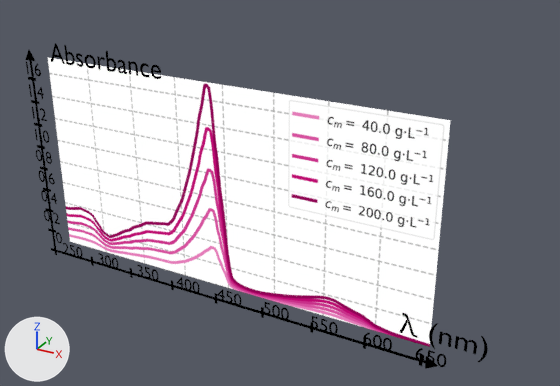
The Blender file images/donnees/absorbanceHemoglobine.blend, before and after one commit.
Before and after are seen from a 50 mm lens placed at (3.37, -3.91, 4.2), pointed at (0.15, 1.94, 1.28). Lighting does not change. The marker at lower left points along +X, +Y and +Z. Text is drawn in Blender's own font.

The first picture shows 'Abscisse', 'Donnees sigma.001', 'Lambda ', 'Lambda .001', 'Ordonnee'.
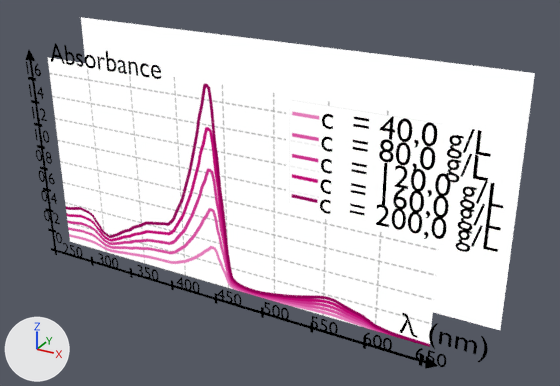
Pixel boxes [x1, y1, x2, y2] of what changed, in the pictures (560 x 386 px):
'Plane', added
    after: [81, 17, 535, 330]
'Plane.001', added
    after: [286, 100, 483, 249]
'Lambda .006', added
    after: [320, 199, 498, 252]
'Lambda .004', added
    after: [321, 159, 503, 209]
'Lambda .002', added
    after: [322, 114, 491, 159]
'Lambda .003', added
    after: [321, 137, 488, 182]
'Lambda .005', added
    after: [320, 179, 501, 231]

What changed in the scene script:
```text
Add me_plane_001:
    me_plane_001.from_pydata([(-0.98, -1.13, 0.0), (1.38, -1.13, 0.0), (-0.98, 1.11, 0.0), (1.38, 1.11, 0.0), (-0.98, 0.95, 0.0), (1.38, 0.95, 0.0), (-0.98, -0.99, 0.0), (1.38, -0.99, 0.0), (-1.49, -1.13, 0.0), (-1.49, 1.11, 0.0), (-1.49, 0.95, 0.0), (-1.49, -0.99, 0.0), (-1.54, -1.13, 0.0), (-1.54, 1.11, 0.0), (-1.54, 0.95, 0.0), (-1.54, -0.99, 0.0)], [], [(4, 5, 3, 2), (6, 7, 5, 4), (0, 1, 7, 6), (4, 2, 9, 10), (0, 6, 11, 8), (11, 10, 14, 15), (10, 9, 13, 14), (8, 11, 15, 12)])
    me_plane_001.materials.append(mat_fond)  # white #ffffff
Add me_plane:
    me_plane.from_pydata([(-1.0, -1.0, 0.0), (1.0, -1.0, 0.0), (-1.0, 1.0, 0.0), (1.0, 1.0, 0.0)], [], [(0, 1, 3, 2)])
    me_plane.materials.append(mat_fond)  # white #ffffff
Add txt_texte_luciole_025:
    txt_texte_luciole_025 = bpy.data.curves.new('Texte luciole.025', 'FONT')
    txt_texte_luciole_025.body = 'c  = 200,0 g/L'
    txt_texte_luciole_025.materials.append(mat_texte_001)  # black #000000
    txt_texte_luciole_025.size = 0.816
    txt_texte_luciole_025.space_line = 0.7
Add txt_texte_luciole_024:
    txt_texte_luciole_024 = bpy.data.curves.new('Texte luciole.024', 'FONT')
    txt_texte_luciole_024.body = 'c  = 160,0 g/L'
    txt_texte_luciole_024.materials.append(mat_texte_001)  # black #000000
    txt_texte_luciole_024.size = 0.816
    txt_texte_luciole_024.space_line = 0.7
Add txt_texte_luciole_023:
    txt_texte_luciole_023 = bpy.data.curves.new('Texte luciole.023', 'FONT')
    txt_texte_luciole_023.body = 'c  = 120,0 g/L'
    txt_texte_luciole_023.materials.append(mat_texte_001)  # black #000000
    txt_texte_luciole_023.size = 0.816
    txt_texte_luciole_023.space_line = 0.7
Add txt_texte_luciole_022:
    txt_texte_luciole_022 = bpy.data.curves.new('Texte luciole.022', 'FONT')
    txt_texte_luciole_022.body = 'c  = 80,0 g/L'
    txt_texte_luciole_022.materials.append(mat_texte_001)  # black #000000
    txt_texte_luciole_022.size = 0.816
    txt_texte_luciole_022.space_line = 0.7
Add txt_texte_luciole_001:
    txt_texte_luciole_001 = bpy.data.curves.new('Texte luciole.001', 'FONT')
    txt_texte_luciole_001.body = 'c  = 40,0 g/L'
    txt_texte_luciole_001.materials.append(mat_texte_001)  # black #000000
    txt_texte_luciole_001.size = 0.816
    txt_texte_luciole_001.space_line = 0.7
Add ob_plane_001:
    ob_plane_001 = bpy.data.objects.new('Plane.001', me_plane_001)
    ob_plane_001.location = (1.325, 1.471, 1.868)
    ob_plane_001.rotation_euler = (1.571, 0.0, 0.0)  # degrees (90, 0, 0)
    ob_plane_001.scale = (0.552, 0.438, 1.0)
Add ob_plane:
    ob_plane = bpy.data.objects.new('Plane', me_plane)
    ob_plane.location = (-0.151, 2.401, 1.366)
    ob_plane.rotation_euler = (1.571, 0.0, 0.0)  # degrees (90, 0, 0)
    ob_plane.scale = (2.38, 1.22, 1.0)
Add ob_lambda__006:
    ob_lambda__006 = bpy.data.objects.new('Lambda .006', txt_texte_luciole_025)
    ob_lambda__006.location = (0.814, 1.414, 1.45)
    ob_lambda__006.rotation_euler = (1.571, 0.0, 0.0)  # degrees (90, 0, 0)
    ob_lambda__006.scale = (0.331, 0.331, 0.331)
Add ob_lambda__005:
    ob_lambda__005 = bpy.data.objects.new('Lambda .005', txt_texte_luciole_024)
    ob_lambda__005.location = (0.814, 1.414, 1.63)
    ob_lambda__005.rotation_euler = (1.571, 0.0, 0.0)  # degrees (90, 0, 0)
    ob_lambda__005.scale = (0.331, 0.331, 0.331)
Add ob_lambda__004:
    ob_lambda__004 = bpy.data.objects.new('Lambda .004', txt_texte_luciole_023)
    ob_lambda__004.location = (0.814, 1.414, 1.81)
    ob_lambda__004.rotation_euler = (1.571, 0.0, 0.0)  # degrees (90, 0, 0)
    ob_lambda__004.scale = (0.331, 0.331, 0.331)
Add ob_lambda__003:
    ob_lambda__003 = bpy.data.objects.new('Lambda .003', txt_texte_luciole_022)
    ob_lambda__003.location = (0.814, 1.414, 2.0)
    ob_lambda__003.rotation_euler = (1.571, 0.0, 0.0)  # degrees (90, 0, 0)
    ob_lambda__003.scale = (0.331, 0.331, 0.331)
Add ob_lambda__002:
    ob_lambda__002 = bpy.data.objects.new('Lambda .002', txt_texte_luciole_001)
    ob_lambda__002.location = (0.814, 1.414, 2.19)
    ob_lambda__002.rotation_euler = (1.571, 0.0, 0.0)  # degrees (90, 0, 0)
    ob_lambda__002.scale = (0.331, 0.331, 0.331)
```
